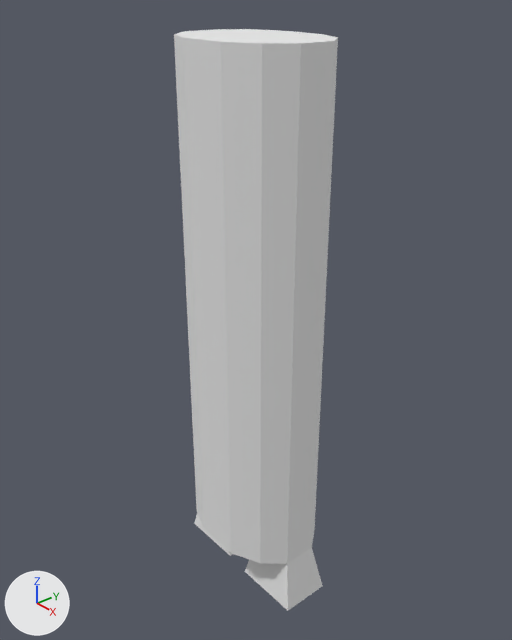
What one commit did to the Blender file creature thing.blend.
The view is the same before and after, from a 50 mm lens placed at (8.66, -7.47, 6.75), pointed at (-0.4, 0.19, 0.9). Arrows for +X, +Y and +Z are at lower left; the lights stay in place.

The scene before the commit, as lines of its bpy script (objects in view):
```python
me_cube = bpy.data.meshes.new('Cube')
me_cube.from_pydata(...)  # 64 vertices, 62 faces; spans x -1.8..1.37, y -1.0..1.0, z -4.63..5.85
me_cube.materials.append(mat_material)  # white #e7e7e7
# before: 56 (-1.8, -0.48, -4.58) at pixel (194, 523), 57 (-1.8, 0.48, -4.58), 58 (-0.48, 0.48, -4.58), 59 (-0.48, -0.48, -4.58) at pixel (230, 555), 60 (1.37, 0.49, -4.63) at pixel (322, 586)
# before: 61 (1.37, -0.49, -4.63) at pixel (287, 610), 62 (0.02, 0.49, -4.63), 63 (0.02, -0.49, -4.63) at pixel (244, 571)
ob_cube = bpy.data.objects.new('Cube', me_cube)
ob_cube.location = (0.0, 0.0, 0.0)
```
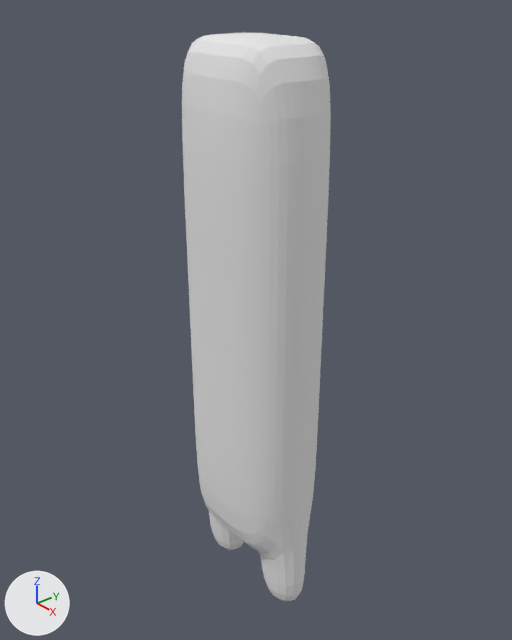
Commit message: Rounded the Creature

Where the change shows, as pixel boxes (x1, y1, x2, y2) in the pictures (512 x 640 px; the box of a moved part takes in the faces that stretch with it):
```json
{"object": "Cube", "change": "reshaped, modifiers changed", "before": [174, 29, 338, 611], "after": [182, 33, 331, 601], "on screen": "9% narrower"}
{"part": 1, "of": "me_cube", "change": "moved or reshaped", "before": [194, 514, 322, 611], "after": [209, 511, 307, 601]}
```

Edits to the scene script, one JSON object a line:
```json
{"block": "me_cube", "where": "me_cube.from_pydata(...)  # 64 vertices, 62 faces; spans x -1.8..1.37, y -1.0..1.0, z -4.63..5.85"}
{"block": "me_cube", "where": "# used by ob_cube; location = (0.0, 0.0, 0.0)"}
{"block": "me_cube", "where": "# verts and faces of me_cube; kept vertices keep their numbers, new ones are numbered from 64"}
{"block": "me_cube", "change": "me_cube part 1"}
{"op": "add", "block": "me_cube", "code": "for i in [*range(56, 64)]: verts[i] += (0.0, 0.0, -0.6)"}
{"op": "add", "block": "me_cube", "code": "verts[64] = (-0.94, -0.11, -4.78)"}
{"op": "add", "block": "ob_cube", "code": "_m = ob_cube.modifiers.new('Subsurf', 'SUBSURF')"}
```
